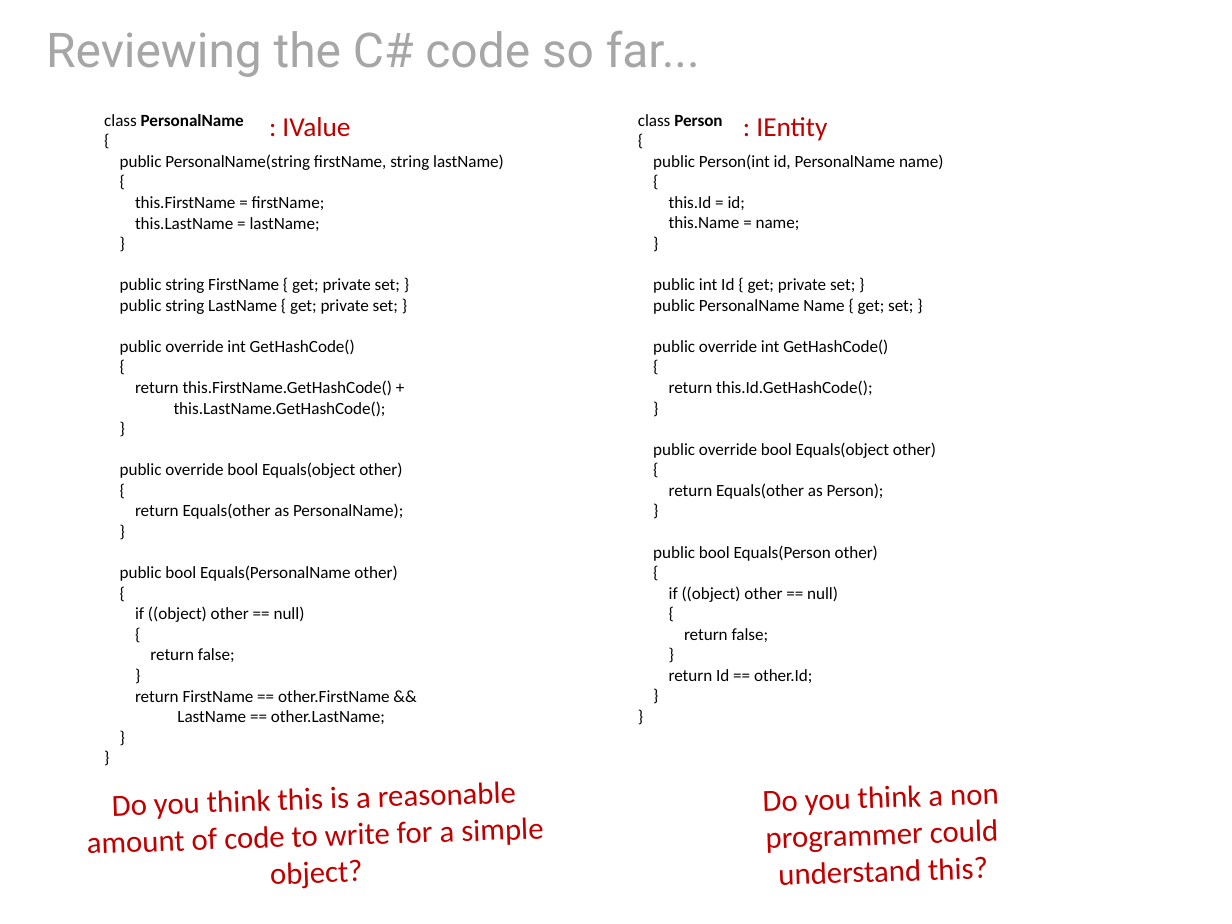
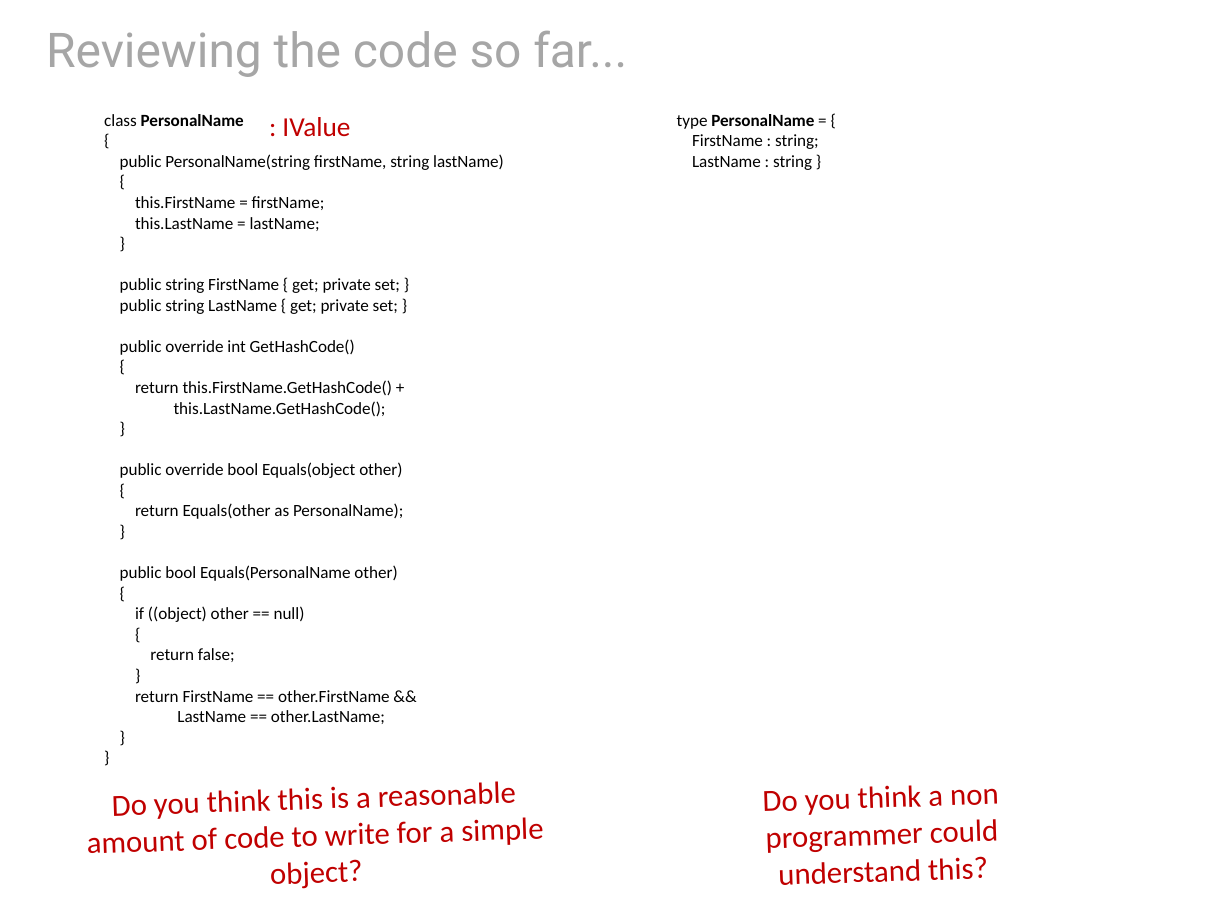
Before and after one commit to swlaschin/DomainModellingInFsharp, a slide deck: slide 36 of slides/3-ProgFsharp-DDD.pptx (slide 37 before the commit). Drawn at 1232x924 pixels with LibreOffice and Linux fonts; fonts in the diff are those of the drawing. Boxes give left, top, right and bottom in pixels: in the first picture for what was removed or moved away, otherwise in the second. Text is boxed around its words. In the diff, an @@ line names an element or a change of style, - is before the commit and + after.

Commit message:
Updated code and slides

```diff
--- a/slides/3-ProgFsharp-DDD.pptx
+++ b/slides/3-ProgFsharp-DDD.pptx
@@ title at <box>46,31,627,77</box>: text changed @@
-Reviewing the C# code so far...
+Reviewing the code so far...
@@ text removed at <box>638,114,943,683</box> @@
-class Person
-{
-public Person(int id, PersonalName name)
-{
-this.Id = id;
-this.Name = name;
-}
-public int Id { get; private set; }
-public PersonalName Name { get; set; }
-public override int GetHashCode()
-{
-return this.Id.GetHashCode();
-}
-public override bool Equals(object other)
-{
-return Equals(other as Person);
-}
-public bool Equals(Person other)
-{
-if ((object) other == null)
-{
-return false;
-}
-return Id == other.Id;
-}
-}
@@ text added at <box>677,114,819,170</box>, 10 pt, text #000000 @@
+type PersonalName = {
+FirstName : string;
+LastName : string }
@@ text removed at <box>756,117,827,141</box> @@
-: IEntity
```
Also in this commit, not shown: 6 other slides changed, 2 other files.
